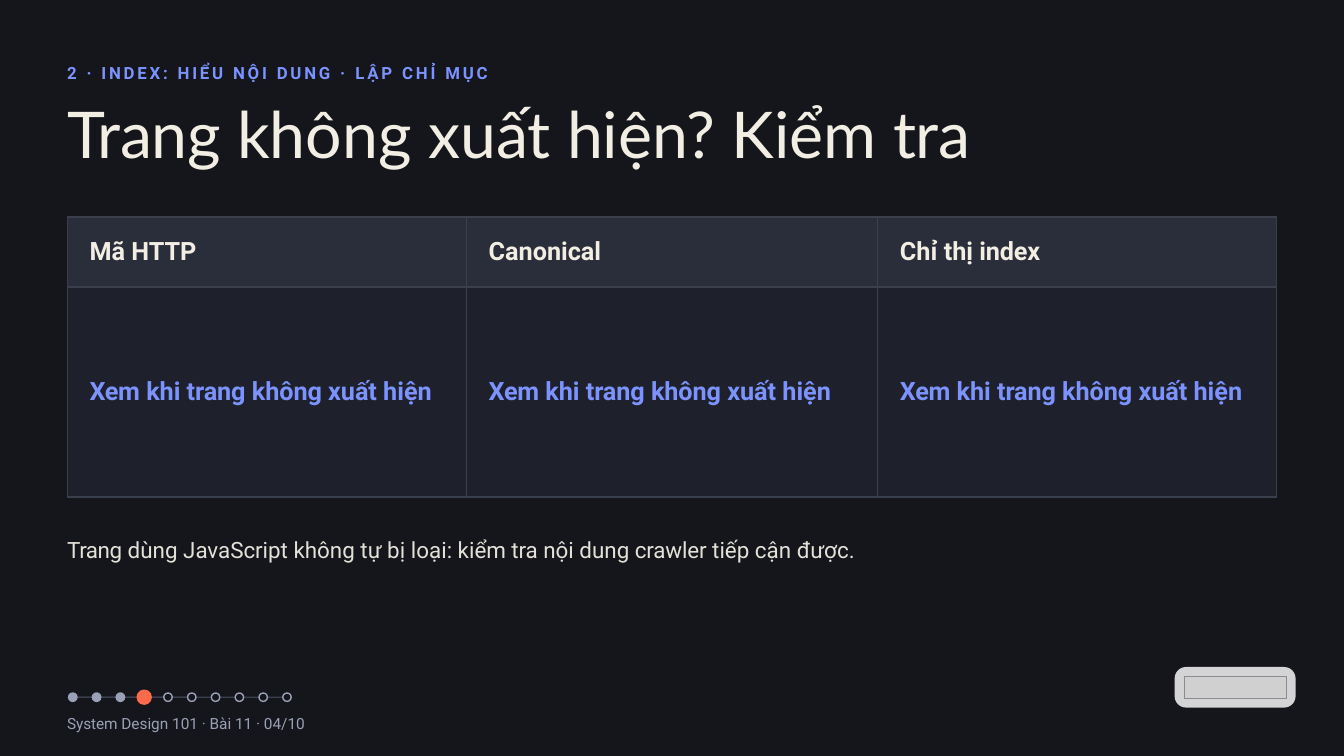
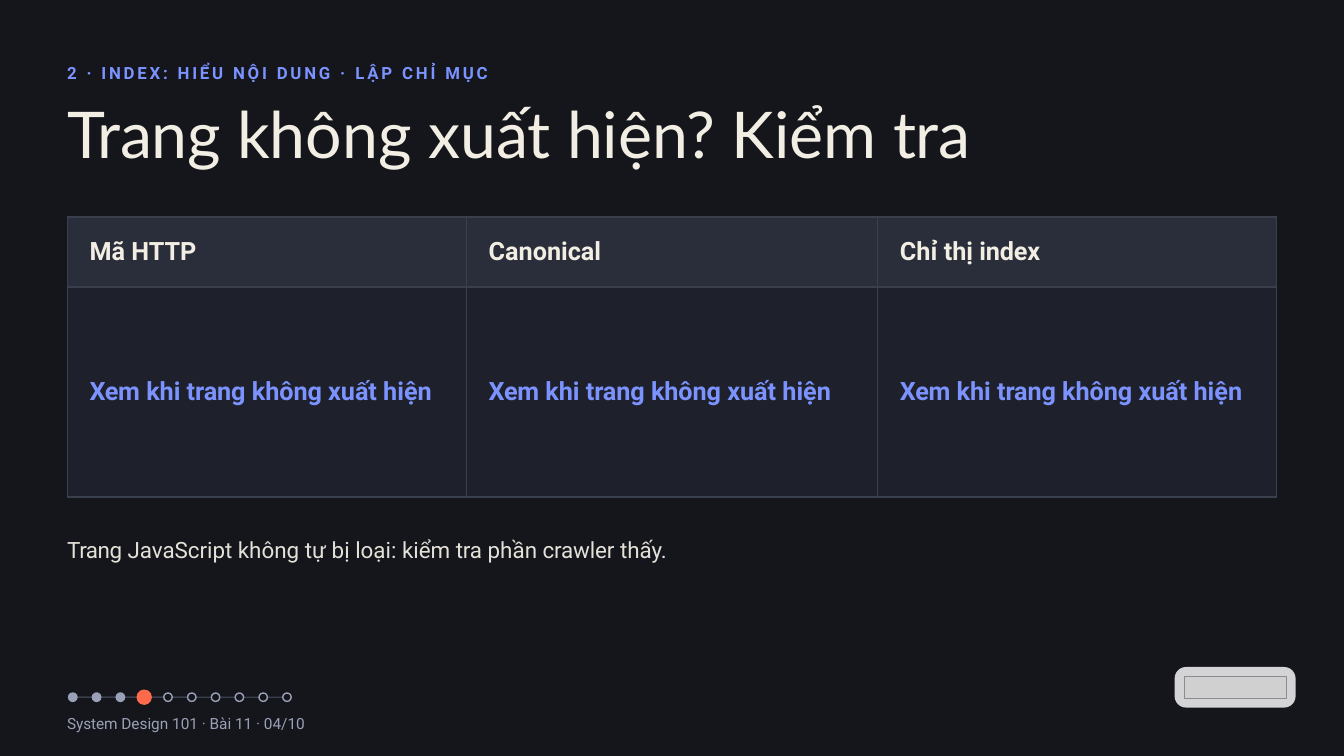
Before and after one commit to vohoailinh90/tool-marketing-studio, a slide deck: slide 4 of system-design-101/vi/lessons/sd-09-011/slides/sd-09-011.pptx. Drawn at 1344x756 pixels with LibreOffice and Linux fonts; fonts in the diff are those of the drawing; grey boxes stand for pictures. Boxes give left, top, right and bottom in pixels: in the first picture for what was removed or moved away, otherwise in the second. Text is boxed around its words. In the diff, an @@ line names an element or a change of style, - is before the commit and + after.

```diff
--- a/system-design-101/vi/lessons/sd-09-011/slides/sd-09-011.pptx
+++ b/system-design-101/vi/lessons/sd-09-011/slides/sd-09-011.pptx
@@ text at (67, 539, 667, 563): text changed @@
-Trang dùng JavaScript không tự bị loại: kiểm tra nội dung crawler tiếp cận được.
+Trang JavaScript không tự bị loại: kiểm tra phần crawler thấy.
```
Also in this commit, not shown: 3 other slides changed.
